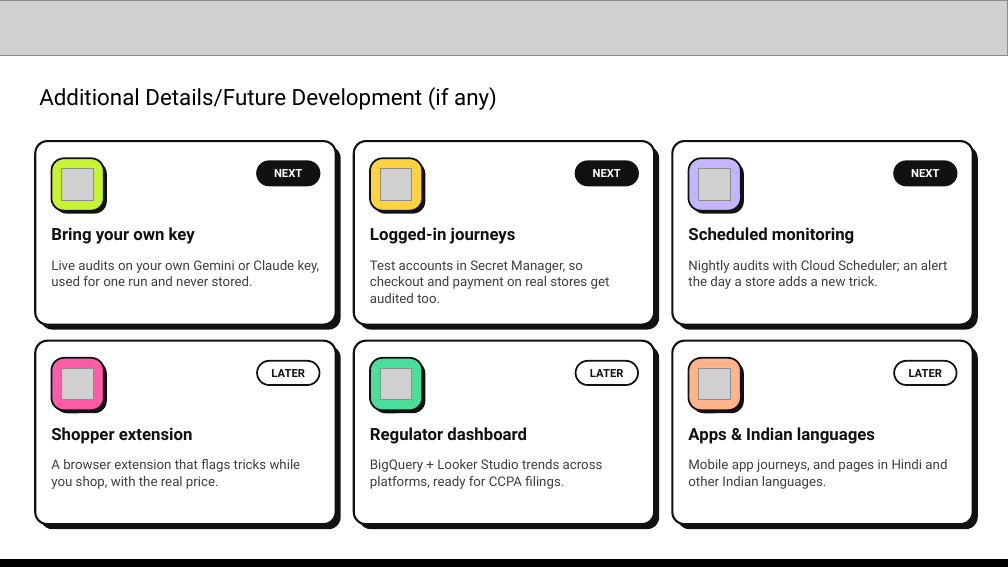
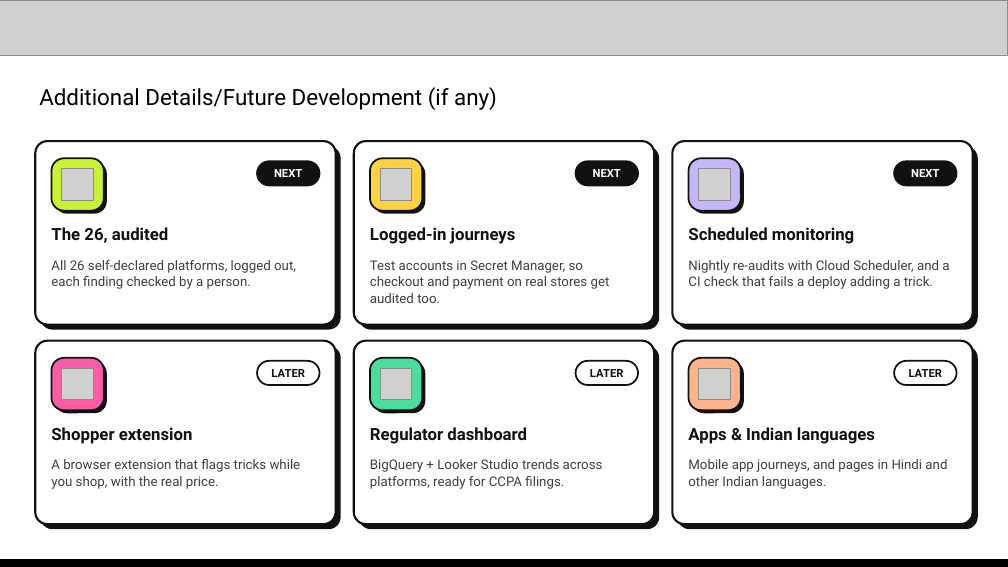
Before and after one commit to saubhagyaashish/shop-honest, a slide deck: slide 13 of Zero Context - Shop Honest - AI Builder Cup.pptx (slide 12 before the commit). Drawn at 1008x567 pixels with LibreOffice and Linux fonts; fonts in the diff are those of the drawing; grey boxes stand for pictures. Boxes give left, top, right and bottom in pixels: in the first picture for what was removed or moved away, otherwise in the second. Text is boxed around its words. In the diff, an @@ line names an element or a change of style, - is before the commit and + after.

```diff
--- a/Zero Context - Shop Honest - AI Builder Cup.pptx
+++ b/Zero Context - Shop Honest - AI Builder Cup.pptx
@@ text at [51, 227, 168, 243]: text changed @@
-Bring your own key
+The 26, audited
@@ text at [51, 260, 296, 289]: text changed @@
-Live audits on your own Gemini or Claude key, used for one run and never stored.
+All 26 self-declared platforms, logged out, each finding checked by a person.
@@ text at [688, 260, 949, 289]: text changed @@
-Nightly audits with Cloud Scheduler; an alert the day a store adds a new trick.
+Nightly re-audits with Cloud Scheduler, and a CI check that fails a deploy adding a trick.
```
Also in this commit, not shown: 10 other slides changed, 1 slide added, 6 other files.
